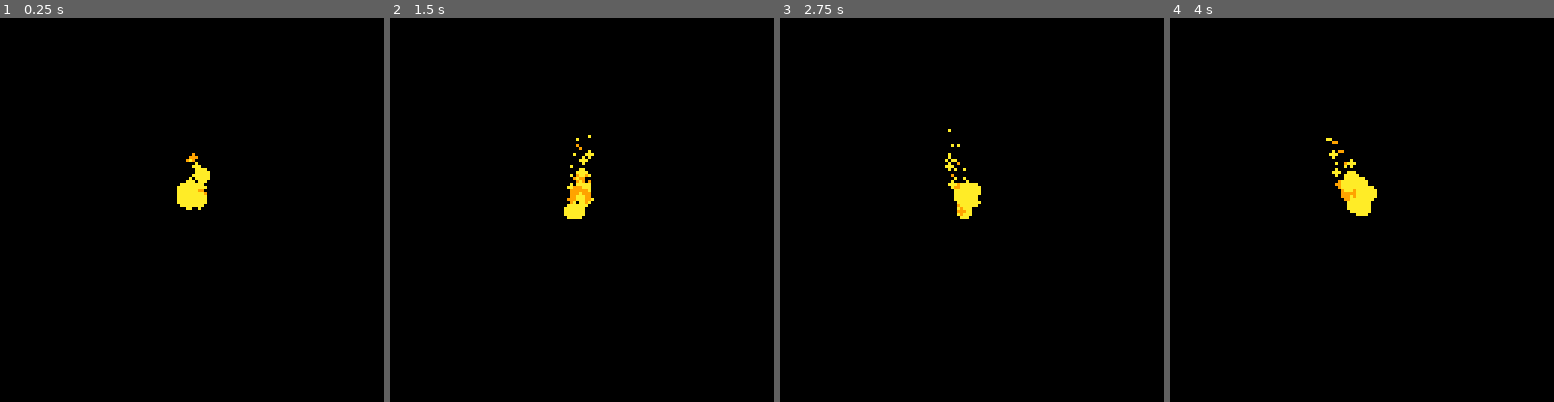
Above: before the commit, frames 1-4 (left to right).
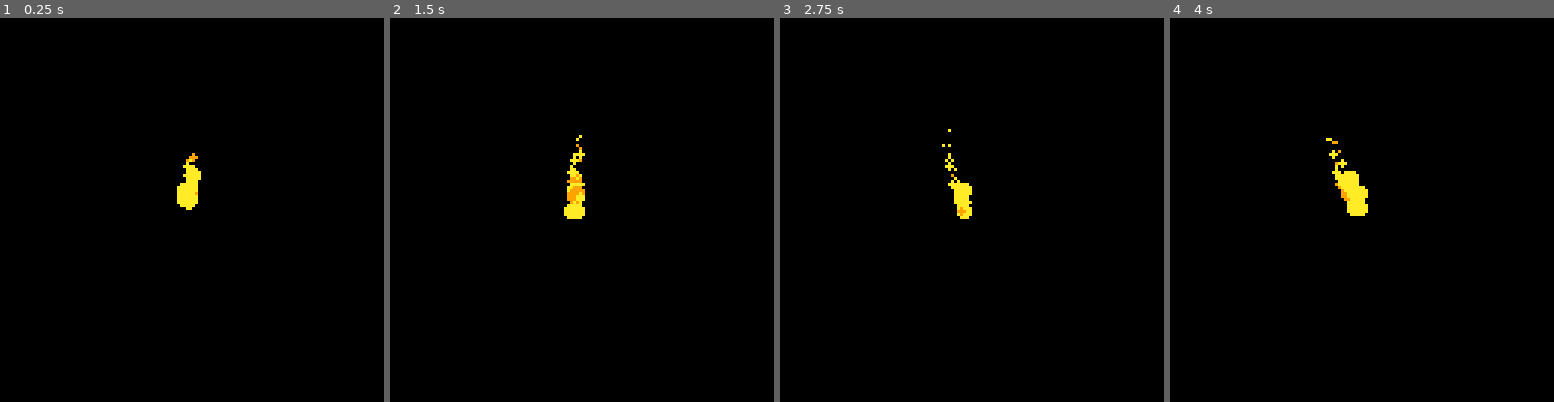
Above: after the commit, the same moments.

Repository: CRBroughton/pico-particles
Game: PICO-8 cartridge pico-particles.p8
The game is run twice, just before and just after one commit, with the same random seed, the same clock (stepped at 60 frames per second) and the same inputs.
Inputs:
- Up to frame 1 (0.25 s): no input
- Up to frame 2 (1.5 s): no input
- Up to frame 3 (2.75 s): no input
- Up to frame 4 (4 s): no input

The runs differ from the first frame. In frame 1, 0.4% of the frame differs, in the area x 47-55%, y 37-50%; in frame 2, 0.4%, in the area x 46-54%, y 30-50%; in frame 3, 0.2%; in frame 4, 0.4%.

Commit message:
feat: :sparkles: adjust base by modifying the x coords

Diff:
--- a/main.lua
+++ b/main.lua
@@ -16,7 +16,7 @@
 
     for i = 1, 5 do
         add(particles, {
-            x = 61 + rnd(6),
+            x = 61 + rnd(3),
             y = 60 + rnd(6),
             radius = rnd(3),
             colour = 10,
